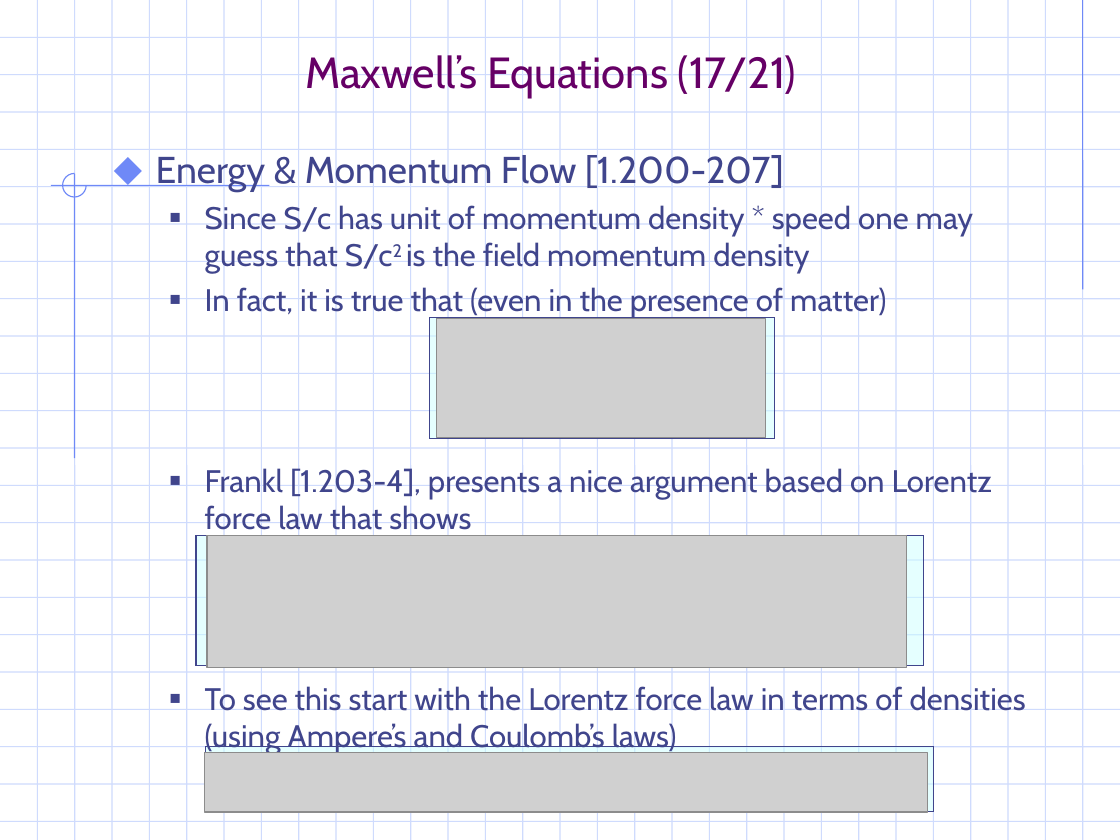
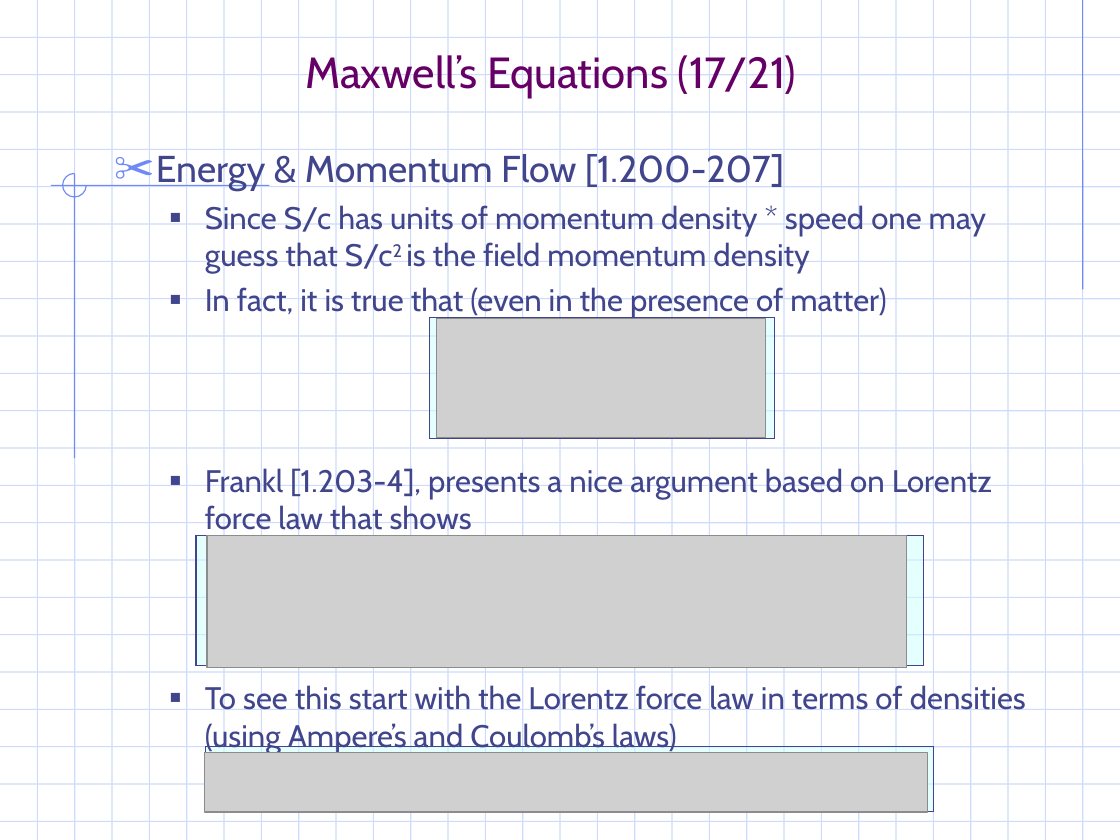
Before and after one commit to gravmath/Projects, a slide deck: slide 21 of PowerPoint/EM_notes.ppt. Drawn at 1120x840 pixels with LibreOffice and Linux fonts; fonts in the diff are those of the drawing; grey boxes stand for pictures; background and template pictures are left out. Boxes give left, top, right and bottom in pixels: in the first picture for what was removed or moved away, otherwise in the second. Text is boxed around its words. In the diff, an @@ line names an element or a change of style, - is before the commit and + after.

```diff
--- a/PowerPoint/EM_notes.ppt
+++ b/PowerPoint/EM_notes.ppt
@@ text at <box>156,151,784,191</box>: bullet ⬥ to ✂ @@
@@ text at <box>205,202,986,274</box>: text changed @@
-  ■ Since S/c has unit of momentum density * speed one may guess that S/c2 is the field momentum density
+  ■ Since S/c has units of momentum density * speed one may guess that S/c2 is the field momentum density
```
Also in this commit, not shown: 34 other slides changed, 8 slides added, 6 other files.
